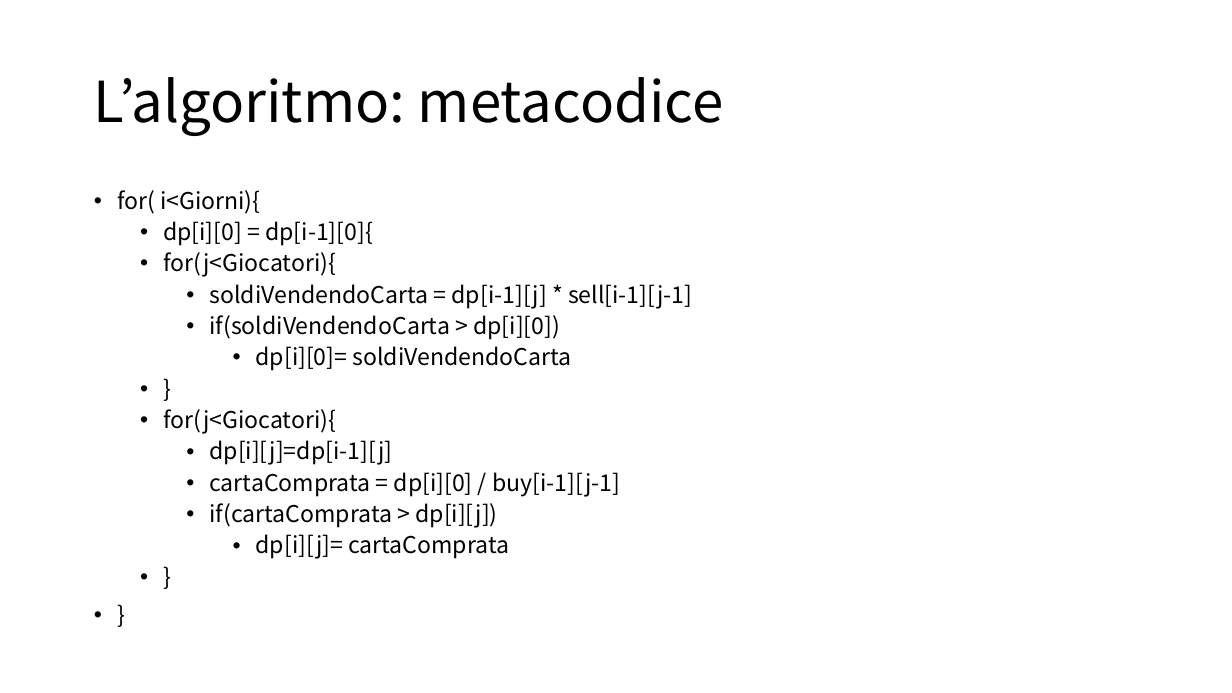
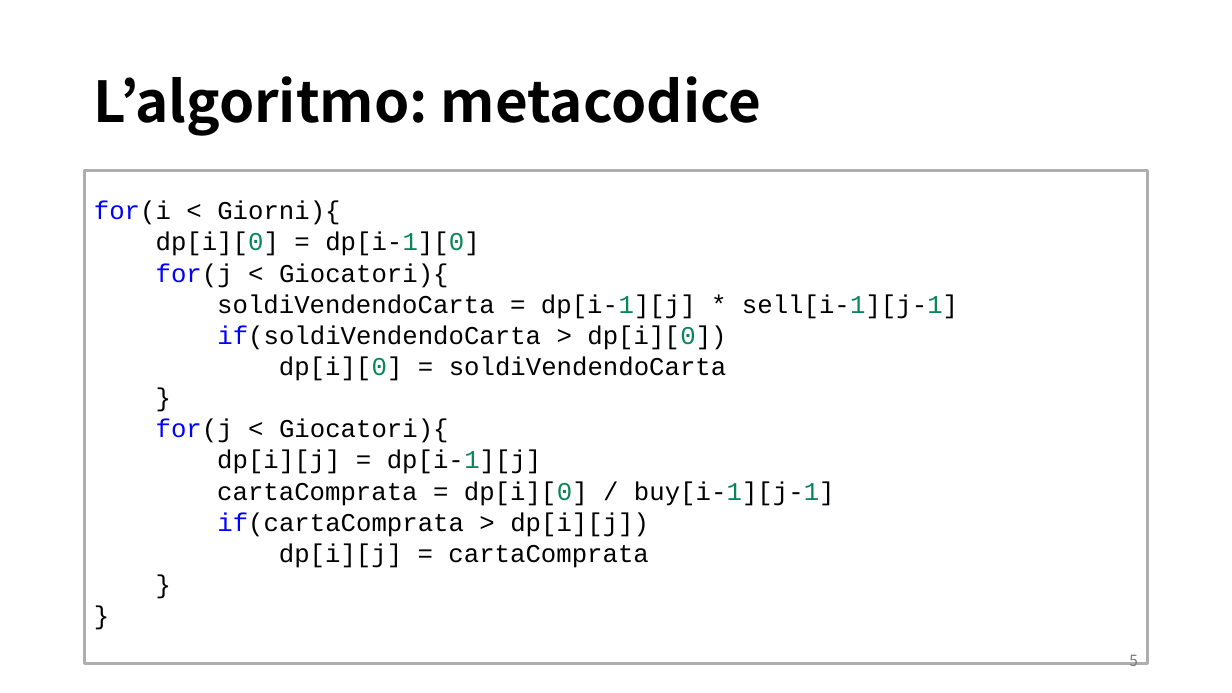
Before and after one commit to MicheaColautti/FigurePanini, a slide deck: slide 5 of src/Presentation/ProgettoAlgovitmi.pptx. Drawn at 1232x693 pixels with LibreOffice and Linux fonts; fonts in the diff are those of the drawing. Boxes give left, top, right and bottom in pixels: in the first picture for what was removed or moved away, otherwise in the second. Text is boxed around its words. In the diff, an @@ line names an element or a change of style, - is before the commit and + after.

```diff
--- a/src/Presentation/ProgettoAlgovitmi.pptx
+++ b/src/Presentation/ProgettoAlgovitmi.pptx
@@ title "L’algoritmo: metacodice" at (x1=94, y1=76, x2=761, y2=136): bold on @@
@@ text "for(i < Giorni){" resized from (x1=117, y1=190, x2=692, y2=559) to (x1=85, y1=171, x2=1148, y2=665) @@
@@ text "for(i < Giorni){" at (x1=85, y1=171, x2=1148, y2=665): outline none to #AEAEAE 2.25 pt @@
@@ text at (x1=94, y1=200, x2=479, y2=288): text changed; size 18 to 20 pt; font Noto Sans CJK JP to Courier New @@
-• for( i<Giorni){
-  • dp[i][0] = dp[i-1][0]{
-  • for(j<Giocatori){
+for(i < Giorni){
+dp[i][0] = dp[i-1][0]
+for(j < Giocatori){
@@ text at (x1=217, y1=294, x2=958, y2=537): size 18 to 20 pt, font Noto Sans CJK JP to Courier New in "soldiVendendoCarta = dp[i-1][j] * sell[i-1][j-1]", "if(soldiVendendoCarta > dp[i][0])", "}", "cartaComprata = dp[i][0] / buy[i-1][j-1]" and 3 more places; text colour #000000 to #098658 in "dp[i-1][j] sell[i-1][j-1]", "dp[i][0])", "dp[i][0] buy[i-1][j-1]"; text colour #000000 to #0000FF in "if(soldiVendendoCarta", "if(cartaComprata"; bullet • to none; list level 3 to 1 in "soldiVendendoCarta = dp[i-1][j] * sell[i-1][j-1]"; line spacing 0.9 to 14.2pt; list level 3 to 1 in "if(soldiVendendoCarta > dp[i][0])"; list level 2 to 1 in "}"; list level 3 to 1 in "cartaComprata = dp[i][0] / buy[i-1][j-1]"; list level 3 to 1 in "if(cartaComprata > dp[i][j])" @@
@@ text at (x1=279, y1=356, x2=727, y2=381): text changed; size 18 to 20 pt; font Noto Sans CJK JP to Courier New @@
-      • dp[i][0]= soldiVendendoCarta
+dp[i][0] = soldiVendendoCarta
@@ text at (x1=156, y1=418, x2=542, y2=474): text changed; size 18 to 20 pt; font Noto Sans CJK JP to Courier New @@
-  • for(j<Giocatori){
-    • dp[i][j]=dp[i-1][j]
+for(j < Giocatori){
+dp[i][j] = dp[i-1][j]
@@ text at (x1=279, y1=543, x2=648, y2=568): text changed; size 18 to 20 pt; font Noto Sans CJK JP to Courier New @@
-      • dp[i][j]= cartaComprata
+dp[i][j] = cartaComprata
@@ page number added at (x1=1129, y1=655, x2=1138, y2=666), 12 pt, text #797979 @@
+5
```
Also in this commit, not shown: 4 other slides changed, 2 slides added, 2 slides removed.
